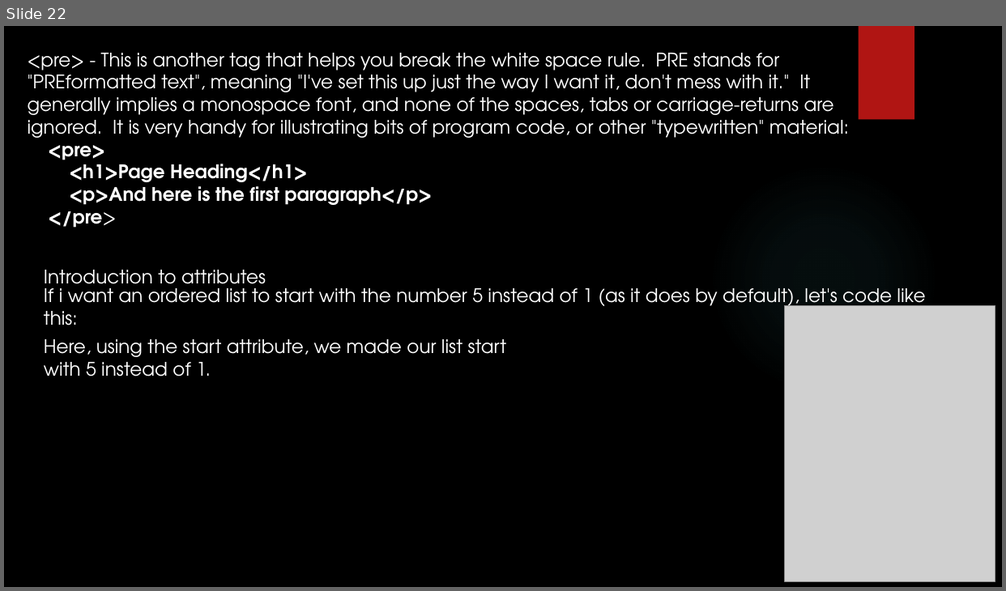
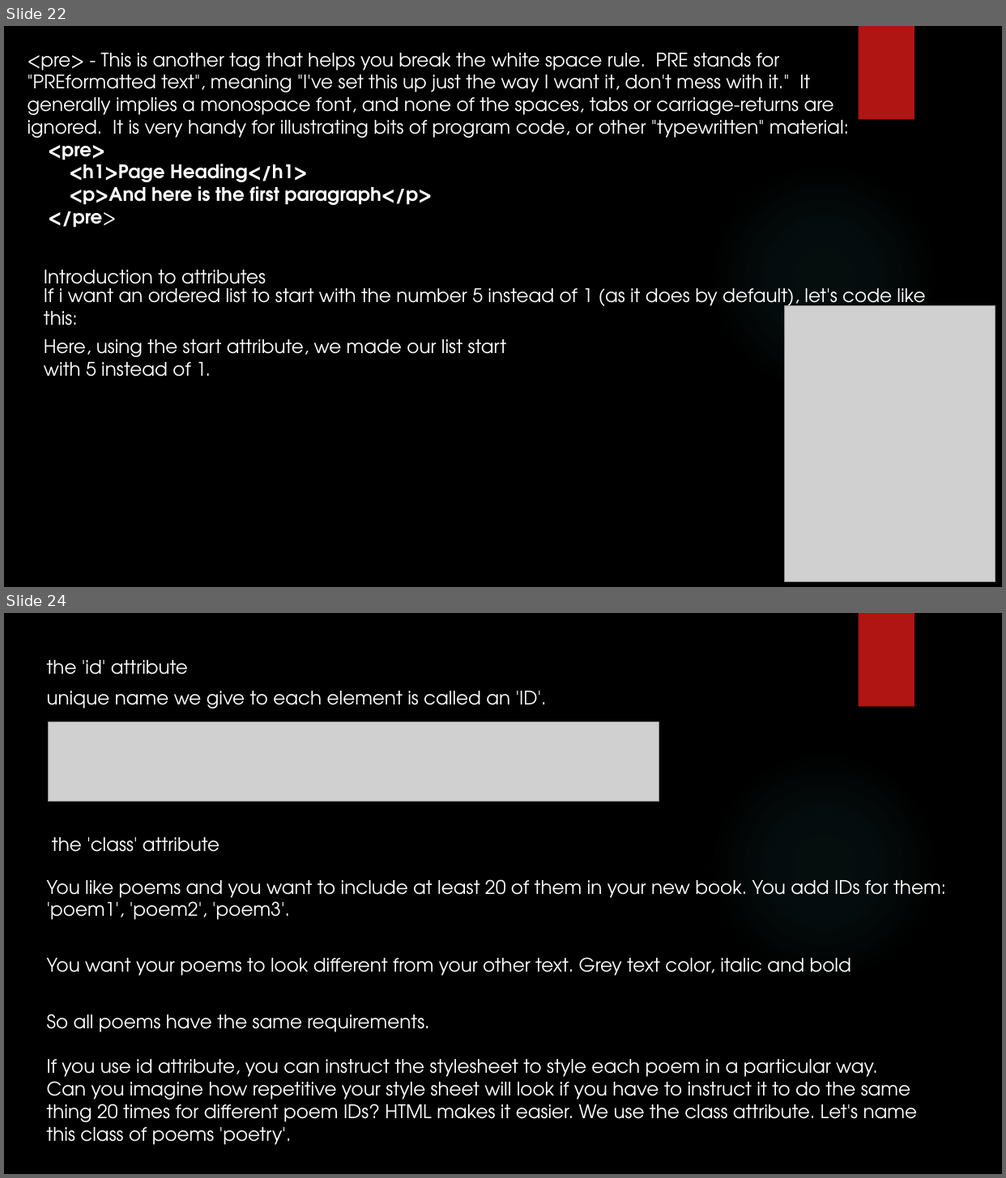
Before and after one commit to yogeshwar1996/HTML5CSS, a slide deck: Fundamentals of HTML and CSS.pptx. Shown one above the other, each under a label of ours: slide 22 before the commit, slides 22 and 24 after it; the slides between them are not shown. The pictures are 1006x591 and 1006x1178 pixels, drawn with LibreOffice and Linux fonts; fonts in the diff are those of the drawing; grey boxes stand for pictures; background and template pictures are left out. Boxes give left, top, right and bottom in pixels: in the first picture for what was removed or moved away, otherwise in the second. Text is boxed around its words. In the diff, an @@ line names an element or a change of style, - is before the commit and + after.

Commit message:
update slide for attributes syntax and intro and add lside for id and clas attribute

```diff
--- a/Fundamentals of HTML and CSS.pptx
+++ b/Fundamentals of HTML and CSS.pptx
@@ slide 24 added at [4, 613, 1002, 1174], background picture (left out); not listed: 2 template elements that a slide beside it also shows @@
@@ text added at [47, 660, 188, 675], 18 pt, text #FFFFFF @@
+the 'id' attribute
@@ text added at [47, 691, 547, 709], 18 pt, text #FFFFFF @@
+unique name we give to each element is called an 'ID'.
@@ picture added at [49, 722, 659, 802] @@
@@ text added at [52, 837, 219, 852], 18 pt, text #FFFFFF @@
+the 'class' attribute
@@ text added at [47, 879, 946, 920], 18 pt, text #FFFFFF @@
+You like poems and you want to include at least 20 of them in your new book. You add IDs for them: 'poem1', 'poem2', 'poem3'.
@@ text added at [47, 957, 851, 976], 18 pt, text #FFFFFF @@
+You want your poems to look different from your other text. Grey text color, italic and bold
@@ text added at [47, 1014, 918, 1145], 18 pt, text #FFFFFF @@
+So all poems have the same requirements.
+If you use id attribute, you can instruct the stylesheet to style each poem in a particular way.
+Can you imagine how repetitive your style sheet will look if you have to instruct it to do the same thing 20 times for different poem IDs? HTML makes it easier. We use the class attribute. Let's name this class of poems 'poetry'.
```
Also in this commit, not shown: 1 slide changed, 15 other slides added.
